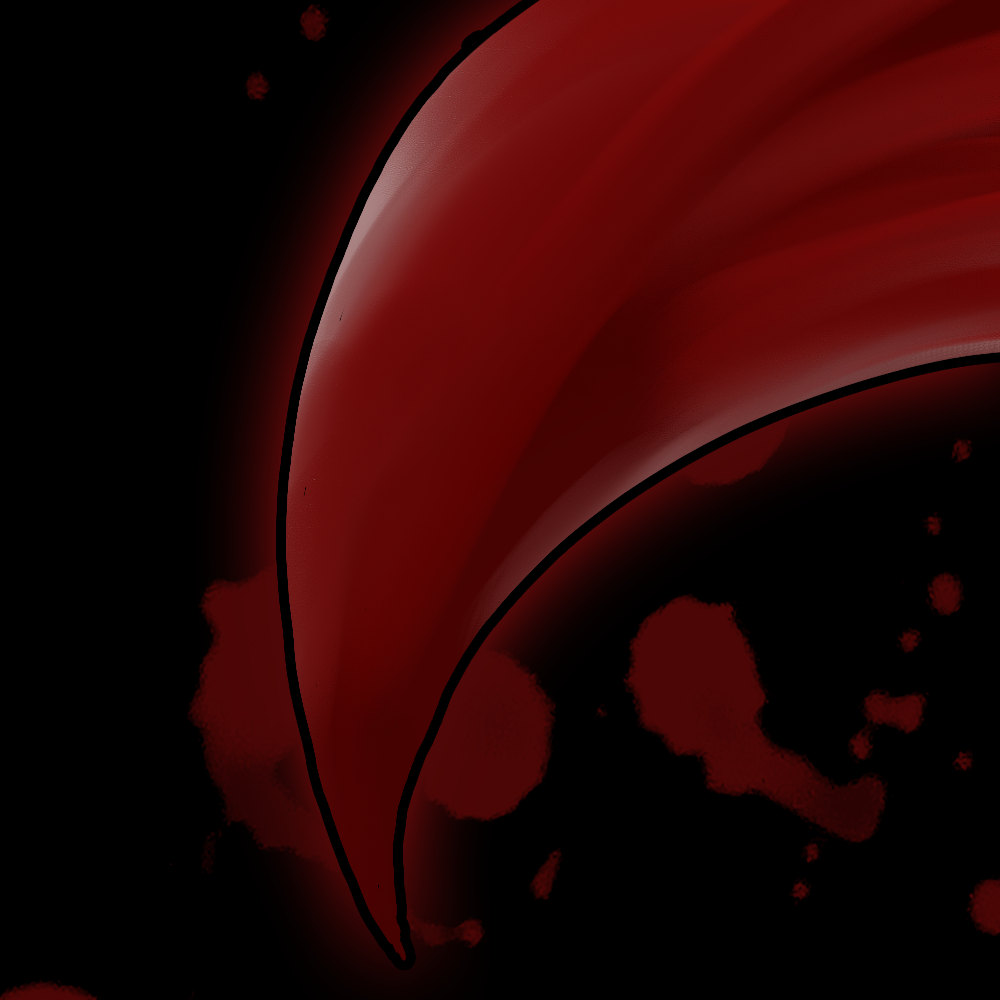
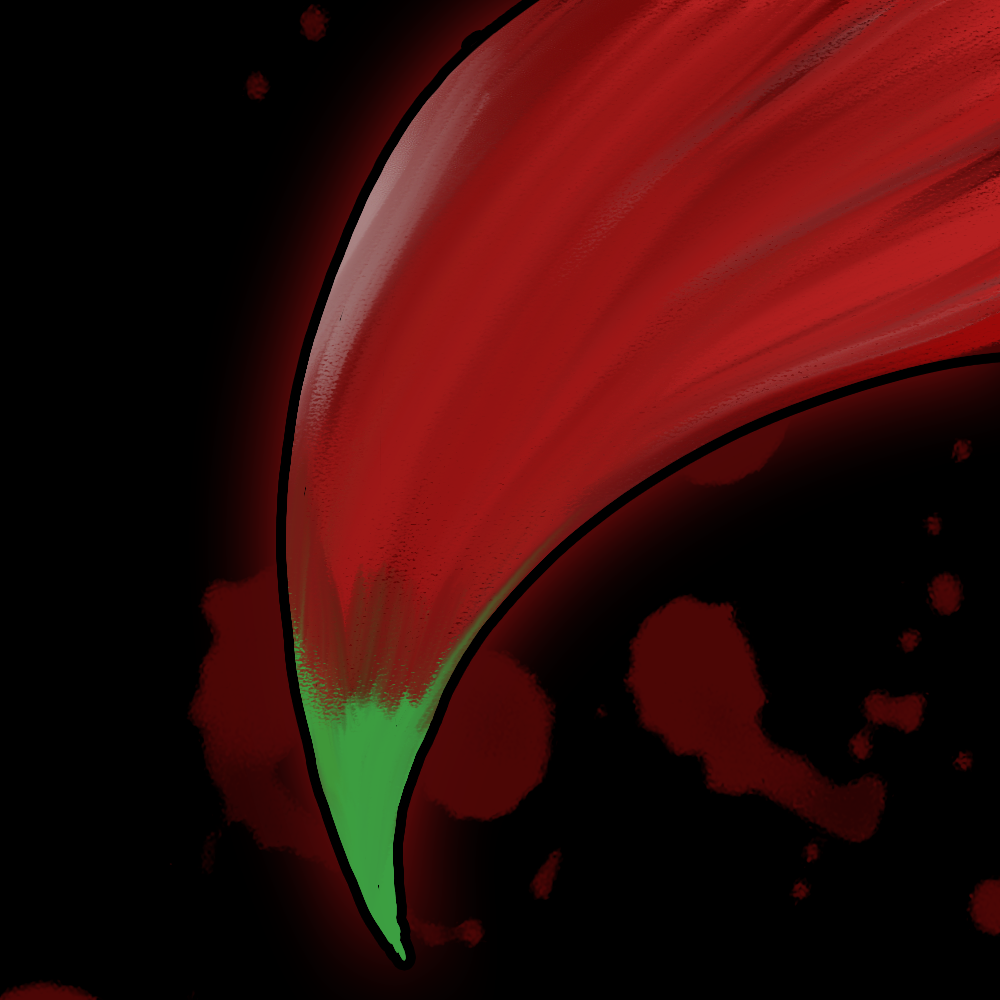
Layers edited between the first and the second 1000 x 1000 image:
painted on "Layer 1 copy" over [left=286, top=0, right=1000, bottom=961]
